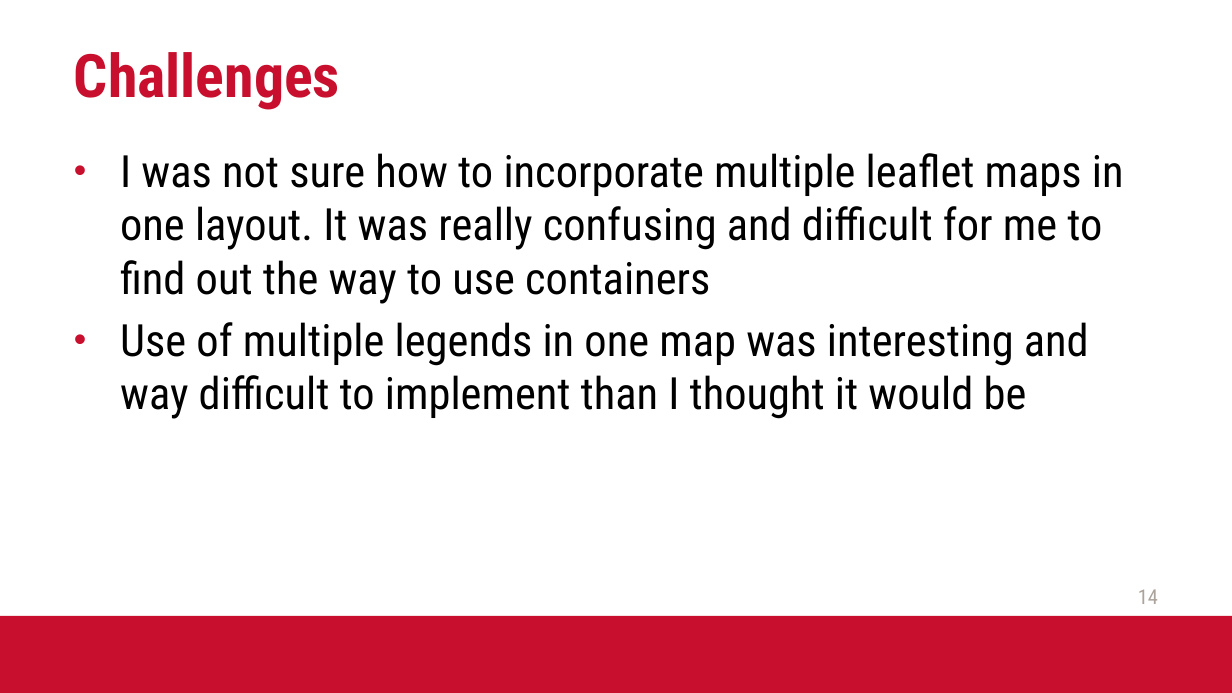
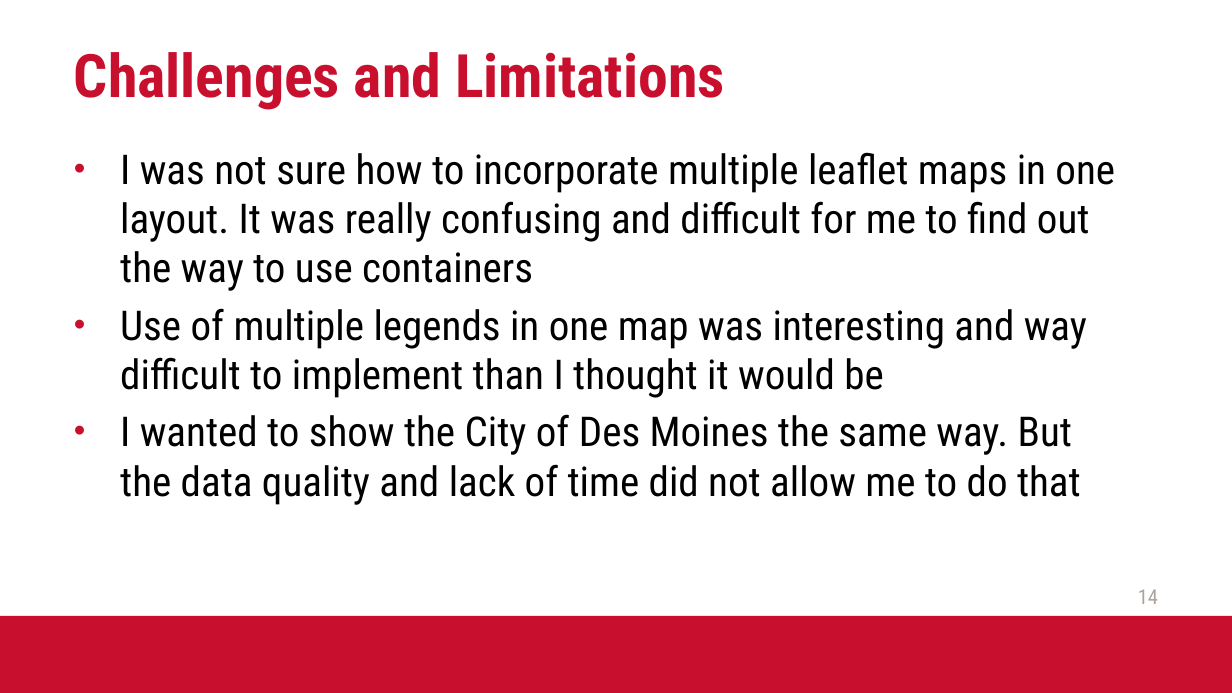
Before and after one commit to rahasan17/LA458-558, a slide deck: slide 14 of FinalProject/presentation.pptx. Drawn at 1232x693 pixels with LibreOffice and Linux fonts; fonts in the diff are those of the drawing; background and template pictures are left out. Boxes give left, top, right and bottom in pixels: in the first picture for what was removed or moved away, otherwise in the second. Text is boxed around its words. In the diff, an @@ line names an element or a change of style, - is before the commit and + after.

```diff
--- a/FinalProject/presentation.pptx
+++ b/FinalProject/presentation.pptx
@@ title at (74, 52, 725, 110): text changed @@
-Challenges
+Challenges and Limitations
@@ text at (120, 152, 1115, 398): size 26 to 24 pt in "I was not sure how to incorporate ...", "Use of multiple legends in one map ..." @@
@@ text at (120, 414, 1081, 505): paragraph added @@
+• I wanted to show the City of Des Moines the same way. But the data quality and lack of time did not allow me to do that
```
